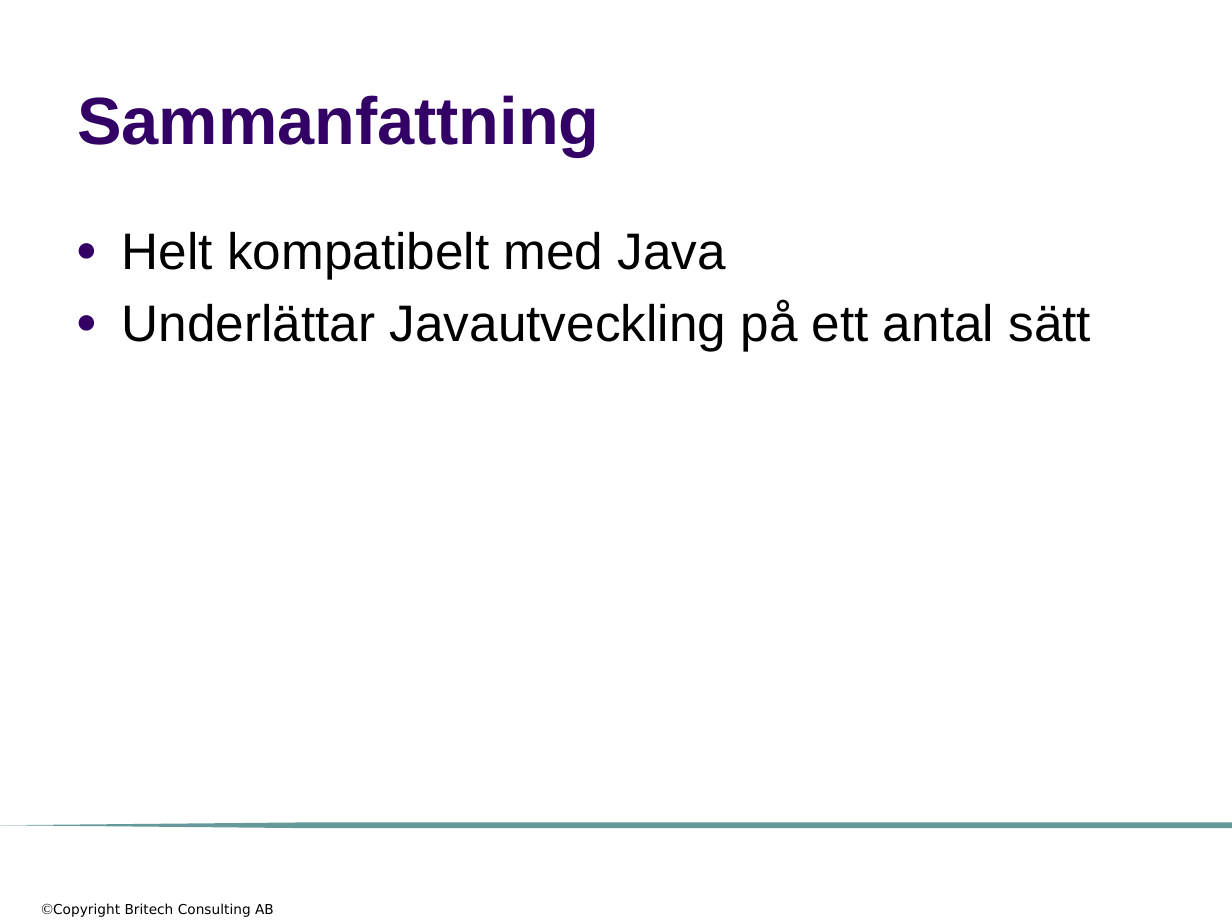
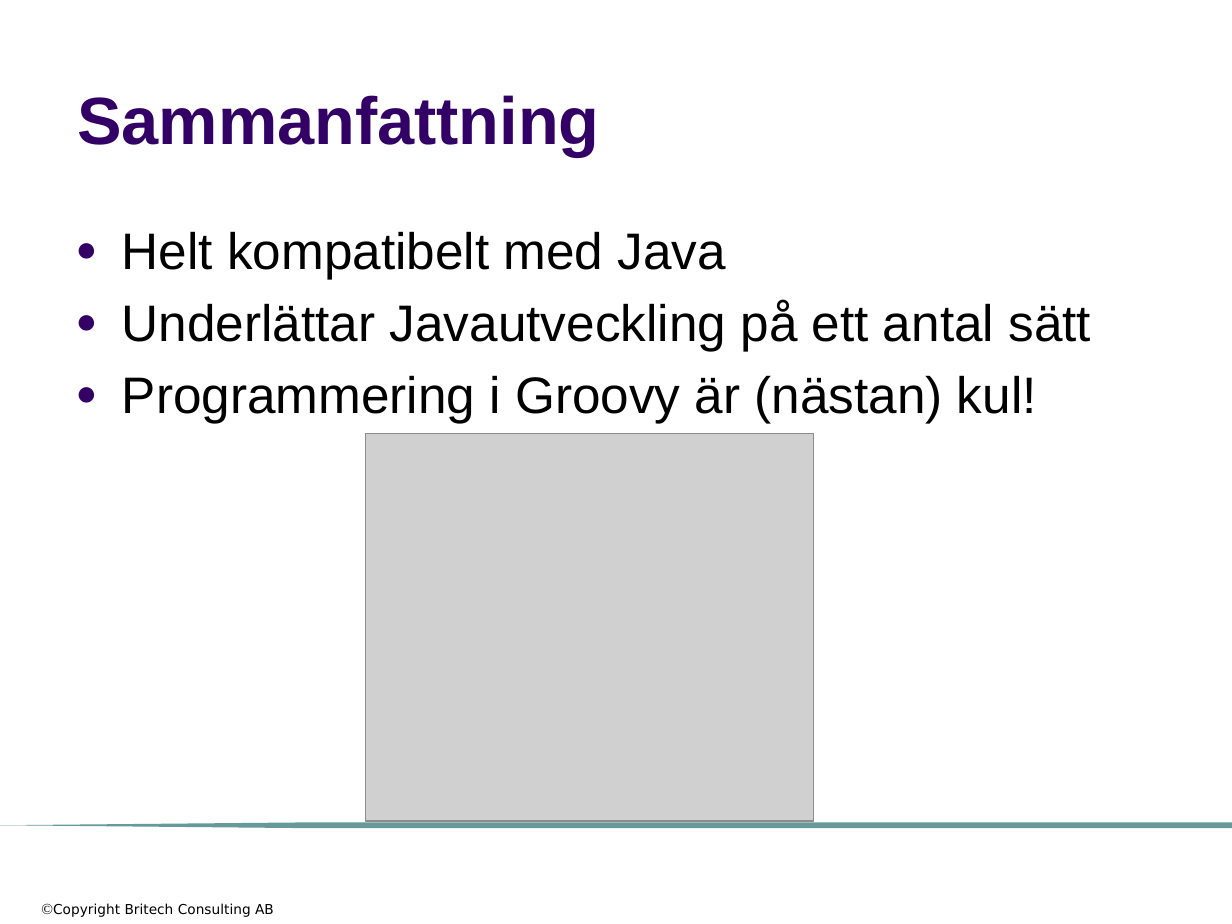
Before and after one commit to me97esn/groovyseminarium, a slide deck: slide 48 of groovyseminarie/dokument/groovyseminarium_source_w_logo.pptx (slide 50 before the commit). Drawn at 1232x924 pixels with LibreOffice and Linux fonts; fonts in the diff are those of the drawing; grey boxes stand for pictures; background and template pictures are left out. Boxes give left, top, right and bottom in pixels: in the first picture for what was removed or moved away, otherwise in the second. Text is boxed around its words. In the diff, an @@ line names an element or a change of style, - is before the commit and + after.

```diff
--- a/groovyseminarie/dokument/groovyseminarium_source_w_logo.pptx
+++ b/groovyseminarie/dokument/groovyseminarium_source_w_logo.pptx
@@ text at (x1=122, y1=375, x2=1037, y2=423): paragraph added @@
+● Programmering i Groovy är (nästan) kul!
@@ picture added at (x1=366, y1=434, x2=814, y2=822) @@
```
Also in this commit, not shown: 7 other slides changed, 1 slide added, 3 slides removed, 5 other files.
